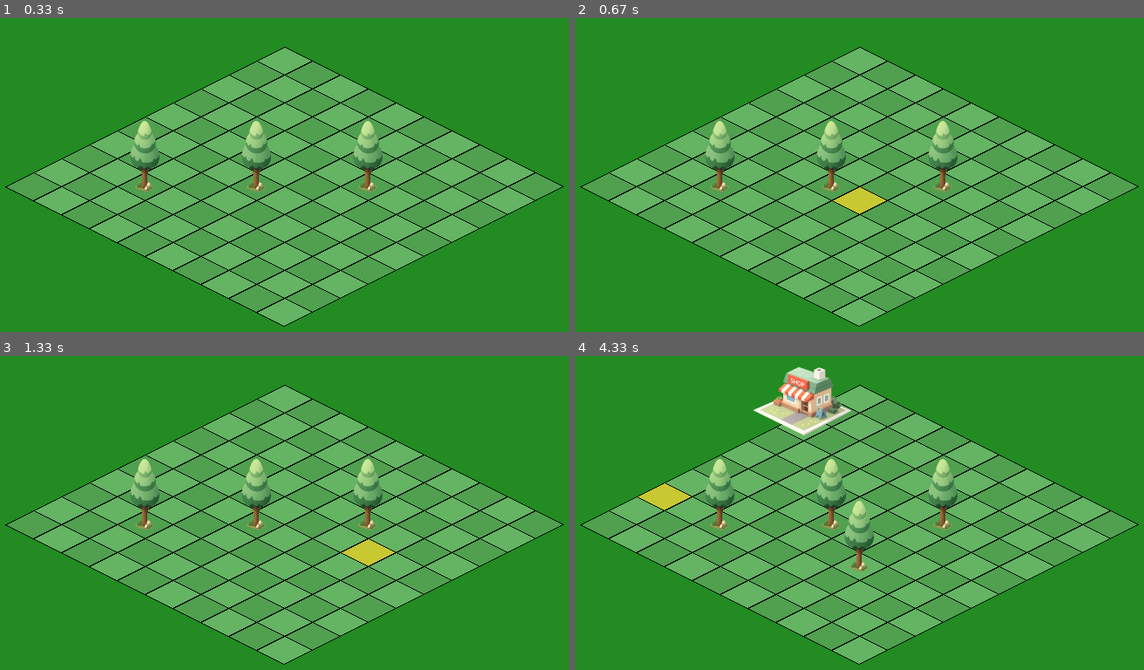
Above: before the commit, frames 1-4 (two rows, left to right).
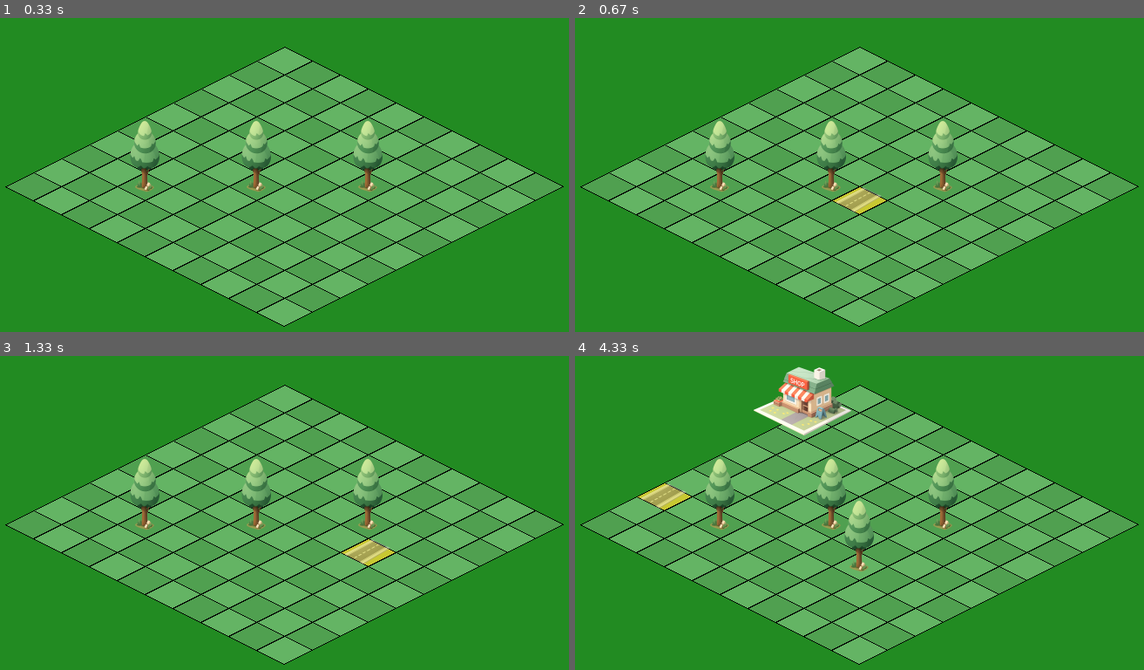
Above: after the commit, the same moments.

Repository: tdimnet/learn-pygame-by-doing
Game: pygame game, started from v2/app.py
Same seed, same stepped clock (60 frames per second), same inputs: the game is played once before the commit and once after it.
Inputs (mouse positions are in pixels of both pictures, inside the frame that each line leads up to):
- Up to frame 1 (0.33 s): no input
- Up to frame 2 (0.67 s): hold R from 0.33 s (still down); move the mouse to (831, 215) at 0.37 s
- Up to frame 3 (1.33 s): release R at 0.8 s; click (352, 644) at 0.88 s; click (364, 575) at 1.22 s
- Up to frame 4 (4.33 s): tap T at 1.57, 1.87, 2.07 s; click (outside the picture) at 1.58 s; click (870, 585) at 2.08 s; tap S at 2.15 s; click (762, 421) at 2.38 s; click (1098, 666) at 2.72 s; click (654, 497) at 4.12 s

Frame 1 is identical in both runs. In frame 2, 0.3% of the frame differs, in the area x 45-54%, y 53-62%; in frame 3, 0.3%, in the area x 60-69%, y 58-67%; in frame 4, 0.3%.

Commit message:
Add a basic road sprite

Diff:
--- a/v2/app.py
+++ b/v2/app.py
@@ -80,6 +80,7 @@
     placing_bakery = False
     placing_park = False
     placing_square = False
+    placing_road = False
 
     tree_sprite = pygame.image.load("./assets/tree.png").convert_alpha()
     tree_sprite = pygame.transform.smoothscale(tree_sprite, (64, 128))
@@ -103,6 +104,10 @@
     square_sprite = pygame.image.load("./assets/square.png").convert_alpha()
     square_sprite = pygame.transform.smoothscale(square_sprite,
                                                 (128, 128))
+
+    road_sprite = pygame.image.load("./assets/road.png").convert_alpha()
+    road_sprite = pygame.transform.smoothscale(road_sprite,
+                                                (64, 64))
 
     iso_cache = {}
     for gx in range(GRID_WIDTH):
@@ -152,6 +157,9 @@
                 if event.key == pygame.K_q:
                     placing_square = not placing_square
 
+                if event.key == pygame.K_r:
+                    placing_road = not placing_road
+
             if event.type == pygame.MOUSEBUTTONDOWN and placing_tree:
                 gx, gy = screen_to_grid(mx, my, offset)
 
@@ -296,6 +304,19 @@
                 ghost.set_alpha(120)
                 screen.blit(ghost, ghost_rect)
 
+        if placing_road:
+            gx, gy = screen_to_grid(mx, my, offset)
+
+            if (gx, gy) in iso_cache:
+                iso_x, iso_y = iso_cache[(gx, gy)]
+                px = iso_x + offset[0]
+                py = iso_y + offset[1] + TILE_HEIGHT
+
+                ghost_rect = road_sprite.get_rect(midbottom=(px, py))
+                ghost = road_sprite.copy()
+                ghost.set_alpha(120)
+                screen.blit(ghost, ghost_rect)
+
         for gx, gy in sorted(trees, key=lambda t: t[0] + t[1]):
             iso_x, iso_y = iso_cache[(gx, gy)]
             px = iso_x + offset[0]
